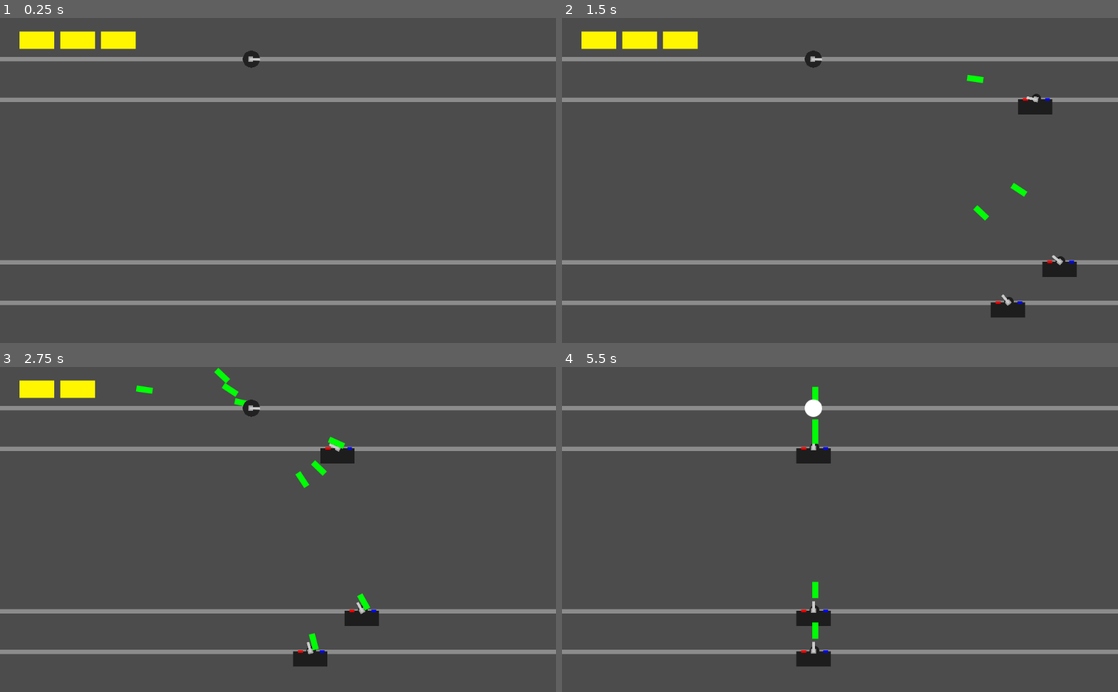
Above: before the commit, frames 1-4 (two rows, left to right).
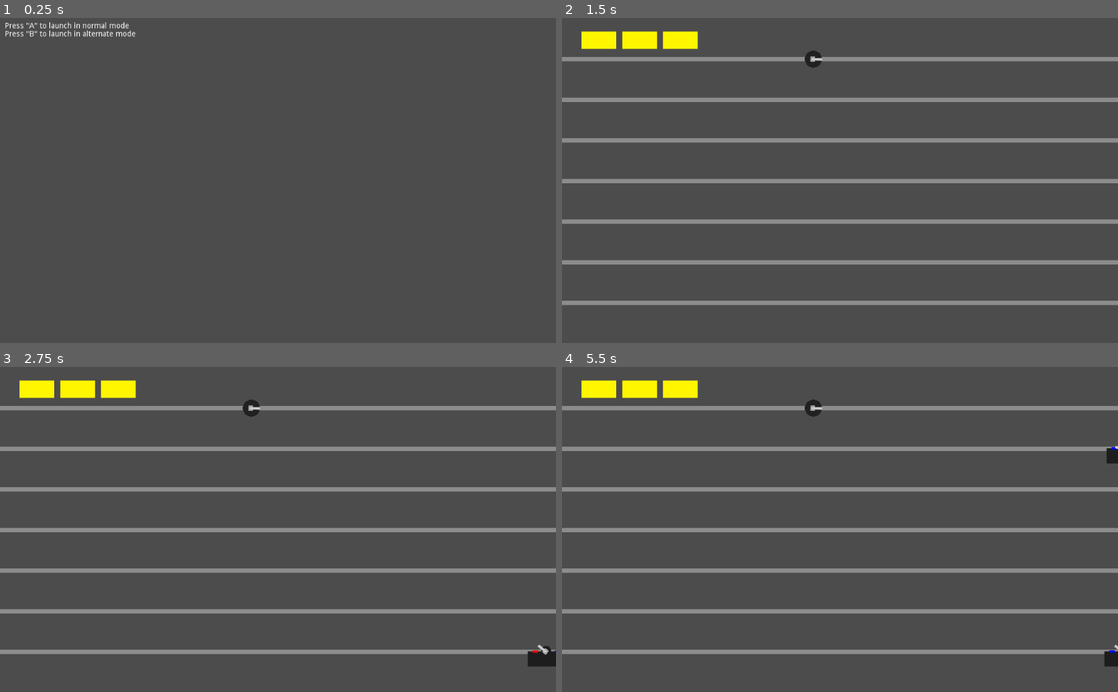
Above: after the commit, the same moments.

Repository: assert-justice/MagCycle
Game: Godot game, scene res://Game.tscn
Same seed, same stepped clock (60 frames per second), same inputs: the game is played once before the commit and once after it.
Inputs:
- Up to frame 1 (0.25 s): no input
- Up to frame 2 (1.5 s): tap A at 0.5 s; tap Enter (ui_accept) at 0.6, 0.77, 1.07, 1.35 s
- Up to frame 3 (2.75 s): tap Enter (ui_accept) at 1.52, 1.82, 2.1 s
- Up to frame 4 (5.5 s): tap Enter (ui_accept) at 2.85, 3.02, 3.32, 3.6, 3.77, 4.07, 4.35, 4.52, 4.82, 5, 5.1 s; tap Escape (ui_cancel) at 4.15 s

The runs differ from the first frame. In frame 1, 6.5% of the frame differs, in the area x 0-100%, y 1-89%; in frame 2, 5.0%; in frame 3, 5.9%; in frame 4, 6.5%.

Commit message:
added alternate mode

Diff:
--- a/Game.tscn
+++ b/Game.tscn
@@ -5,3 +5,14 @@
 [node name="Game" type="Node2D"]
 position = Vector2( -7, 1 )
 script = ExtResource( 5 )
+
+[node name="RichTextLabel" type="RichTextLabel" parent="."]
+margin_left = 16.0
+margin_top = 7.0
+margin_right = 293.0
+margin_bottom = 106.0
+text = "Press \"A\" to launch in normal mode
+Press \"B\" to launch in alternate mode"
+__meta__ = {
+"_edit_use_anchors_": false
+}
--- a/scripts/GameManager.gd
+++ b/scripts/GameManager.gd
@@ -13,12 +13,14 @@
 var scene_path = 'res://Scene.tscn'
 var game_scene = null
 var game = null
+var tapper = true
+var started = false
 
 func _ready():
 	cop_cars = []
 	cop_car_scene = load(cop_car_path)
 	game_scene = load(scene_path)
-	load_scene()
+	#load_scene()
 
 func wave():
 	wave_time = rand_range(min_wave_time, max_wave_time)
@@ -43,12 +45,15 @@
 	game = game_scene.instance()
 	add_child(game)
 	chunks = []
+	$Scene/Player.tapper = tapper
 	for i in range($Scene/Player.max_health):
 		var chunk = $Scene/HealthChunk.duplicate()
 		chunk.position.x = $Scene/HealthChunk.position.x * (i + 1)
 		$Scene.add_child(chunk)
 		chunks.append(chunk)
 	$Scene/HealthChunk.visible = false
+	if not tapper:
+		$Scene/Rails.set_rails("1100011")
 	wave()
 
 func reload_scene():
@@ -58,7 +63,24 @@
 	load_scene()
 
 func _process(_delta):
+	if not started:
+		if Input.is_action_just_pressed("ui_accept"):
+			started = true
+			$RichTextLabel.queue_free()
+			load_scene()
+		elif Input.is_action_just_pressed("ui_cancel"):
+			started = true
+			tapper = false
+			$RichTextLabel.queue_free()
+			load_scene()
+		return
 	if Input.is_action_just_pressed("reset"):
+		reload_scene()
+	if Input.is_action_just_pressed("ui_accept"):
+		tapper = true
+		reload_scene()
+	if Input.is_action_just_pressed("ui_cancel"):
+		tapper = false
 		reload_scene()
 	if $Scene/Player == null:
 		return
--- a/scripts/Player.gd
+++ b/scripts/Player.gd
@@ -12,6 +12,7 @@
 export var flash_thresh = 0.5
 export var max_health = 3
 export var health = 0
+export var tapper = true
 var flash_clock = -1
 var jump_clock = 0
 var velocity = Vector2()
@@ -25,6 +26,7 @@
 var offset_time = 16
 var offset_clock = 0
 var space_state = null
+var current_rail = 0
 
 signal damage(value)
 
@@ -50,17 +52,31 @@
 	aim.x += Input.get_action_strength("shoot_right")
 	aim.y -= Input.get_action_strength("shoot_up")
 	aim.y += Input.get_action_strength("shoot_down")
-	velocity.y += gravity_power
-	if (not Input.is_action_pressed("fall")) and (not velocity.y < 0):
-		if rails == null:
-			rails = get_tree().get_nodes_in_group("Rails")[0].rails
-		for rail in rails:
-			if abs(self.position.y - rail.y) < clamp_distance:
-				self.position.y = rail.y
-				velocity.y = 0
-				break
-	if Input.is_action_just_pressed("jump"):
-		velocity.y -= jump_power
+
+	rails = get_tree().get_nodes_in_group("Rails")[0].rails
+	if tapper:
+		if Input.is_action_just_pressed("fall"):
+			current_rail += 1
+		if Input.is_action_just_pressed("jump"):
+			current_rail -= 1
+		current_rail = clamp(current_rail, 0, 6)
+		position.y = rails[current_rail].y
+	else:
+		velocity.y += gravity_power
+		if (not Input.is_action_pressed("fall")) and (not velocity.y < 0):
+			if rails == null:
+				rails = get_tree().get_nodes_in_group("Rails")[0].rails
+			for rail in rails:
+				if abs(self.position.y - rail.y) < clamp_distance:
+					self.position.y = rail.y
+					velocity.y = 0
+					break
+		if Input.is_action_just_pressed("jump"):
+			velocity.y -= jump_power
+			if velocity.y > -jump_power:
+				velocity.y = -jump_power
+
+
 
 	self.position += velocity * delta
 	$Gun/BulletMount.visible = aim.length() > deadzone
--- a/scripts/Rails.gd
+++ b/scripts/Rails.gd
@@ -1,6 +1,7 @@
 extends Node2D
 
 export (Array, Vector2) var rails = null
+export var default_rails = "1111111"
 
 func set_rails(pattern):
 	rails.clear()
@@ -15,4 +16,4 @@
 
 func _ready():
 	rails = []
-	set_rails("1100011")
+	set_rails(default_rails)
